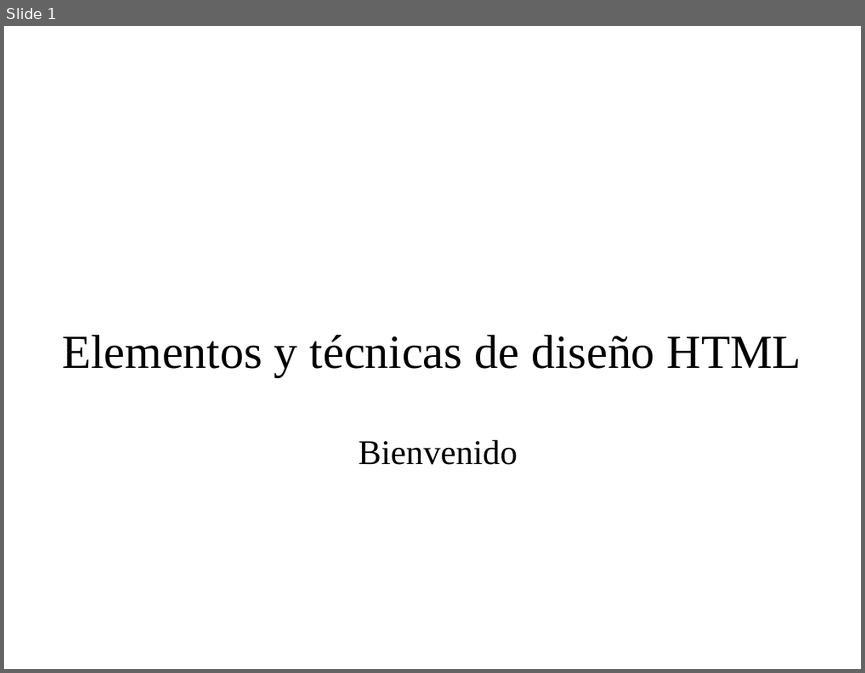
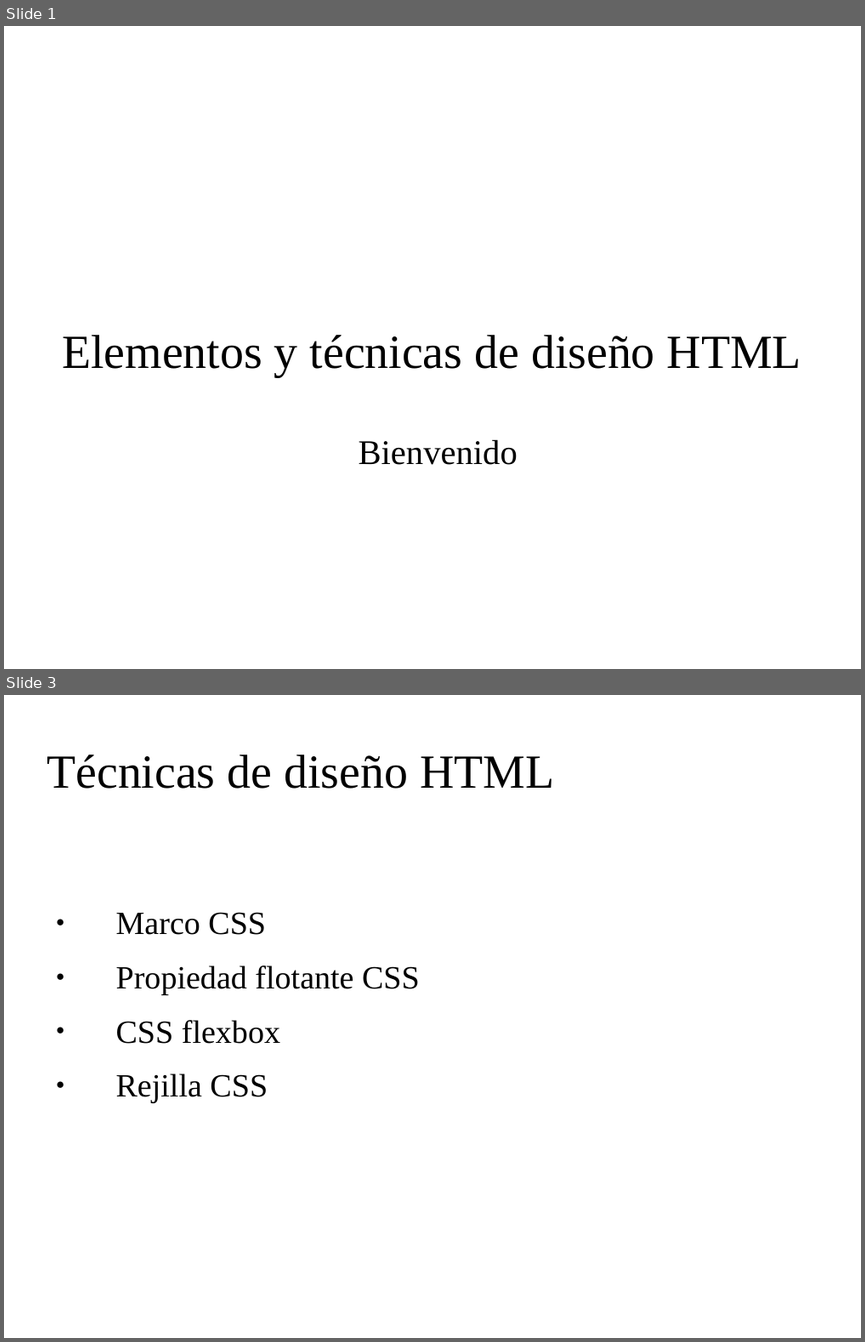
Before and after one commit to codefuncode/Curso-de-HTML-2020, a slide deck: 01-Tutorial-HTML/025-Elementos-y-tecnicas-de-diseno-HTML/025-Elementos-y-tecnicas-de-diseno-HTML.odp. Shown one above the other, each under a label of ours: slide 1 before the commit, slides 1 and 3 after it; the slides between them are not shown. The pictures are 865x673 and 865x1342 pixels, drawn with LibreOffice and Linux fonts; fonts in the diff are those of the drawing; background and template pictures are left out. Boxes give left, top, right and bottom in pixels: in the first picture for what was removed or moved away, otherwise in the second. Text is boxed around its words. In the diff, an @@ line names an element or a change of style, - is before the commit and + after.

Commit message:
0025  parte 1 completsada solo falta expliocar  y publicar video con explicaciones del uso y creacion de cuatriculas con css en html

```diff
--- a/01-Tutorial-HTML/025-Elementos-y-tecnicas-de-diseno-HTML/025-Elementos-y-tecnicas-de-diseno-HTML.odp
+++ b/01-Tutorial-HTML/025-Elementos-y-tecnicas-de-diseno-HTML/025-Elementos-y-tecnicas-de-diseno-HTML.odp
@@ slide 3 added at box(4, 695, 861, 1338), background picture (left out) @@
@@ title added at box(46, 755, 554, 789), 44 pt, text #000000 @@
+Técnicas de diseño HTML
@@ text added at box(116, 912, 420, 1103), 30 pt, text #000000 @@
+● Marco CSS
+● Propiedad flotante CSS
+● CSS flexbox
+● Rejilla CSS
```
Also in this commit, not shown: 6 other slides added, 4 slides removed, 18 other files.
